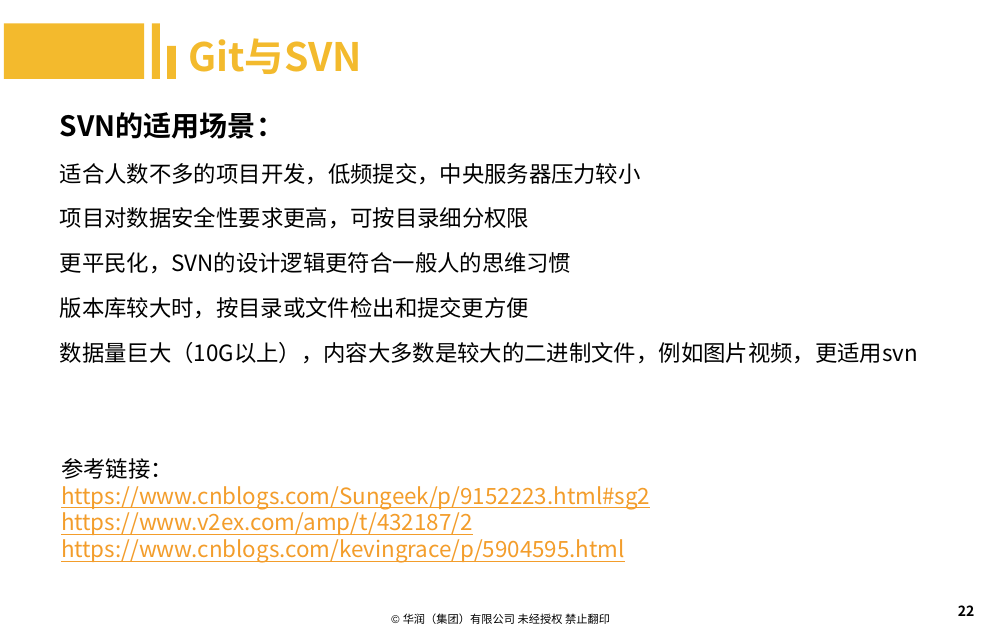
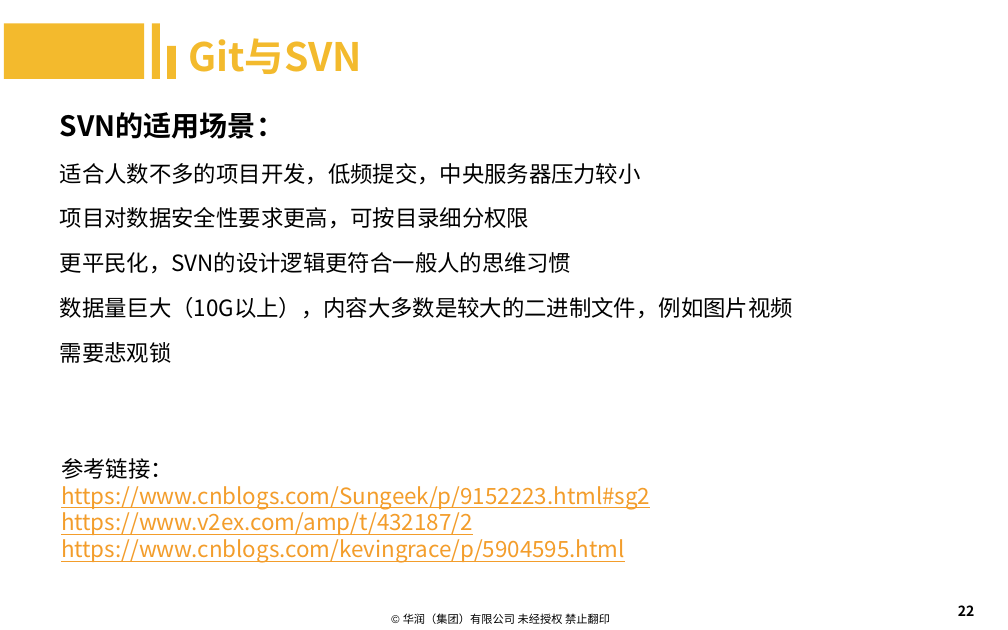
Before and after one commit to machenzhao/git-present, a slide deck: slide 22 of Git.pptx. Drawn at 1008x630 pixels with LibreOffice and Linux fonts; fonts in the diff are those of the drawing; background and template pictures are left out. Boxes give left, top, right and bottom in pixels: in the first picture for what was removed or moved away, otherwise in the second. Text is boxed around its words. In the diff, an @@ line names an element or a change of style, - is before the commit and + after.

```diff
--- a/Git.pptx
+++ b/Git.pptx
@@ text at (60,297,793,363): text changed @@
-版本库较大时，按目录或文件检出和提交更方便
-数据量巨大（10G以上），内容大多数是较大的二进制文件，例如图片视频，更适用svn
+数据量巨大（10G以上），内容大多数是较大的二进制文件，例如图片视频
+需要悲观锁
```
Also in this commit, not shown: 10 other slides changed, 12 slides added, 3 slides removed, 1 other file.
